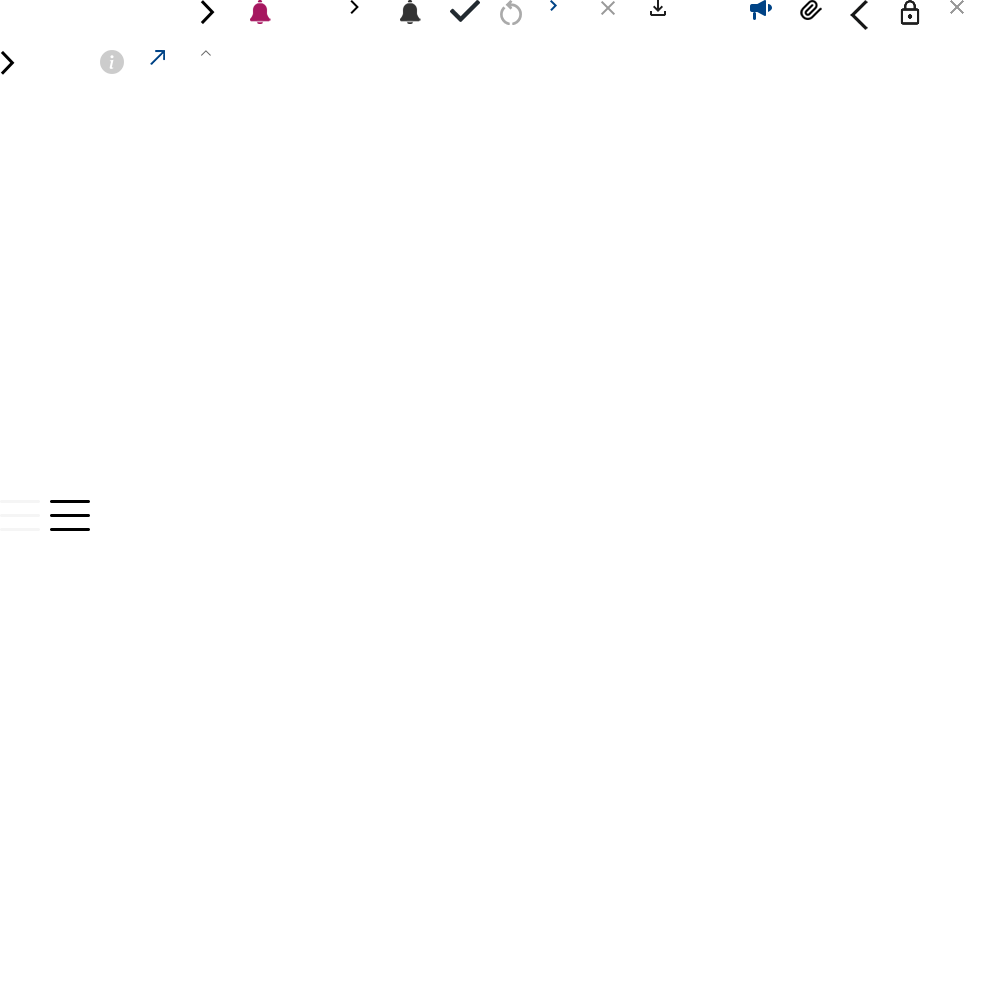
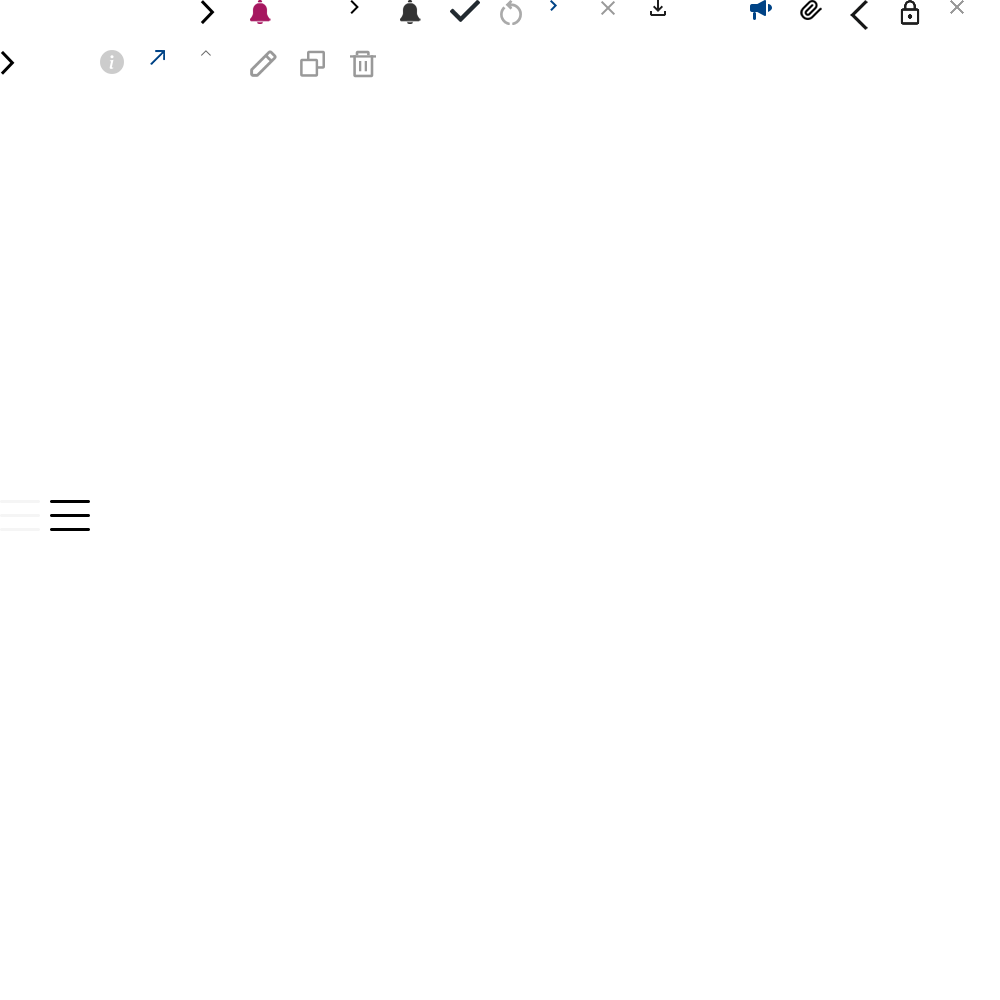
Comparing the layer stacks of the two (1000, 1000) images. Changes:
added layer "레이어 27" in group "그룹 2" over [350, 50, 376, 78]
added layer "레이어 26" in group "그룹 2" over [300, 50, 325, 77]
added layer "레이어 25" in group "그룹 2" over [250, 50, 277, 77]
